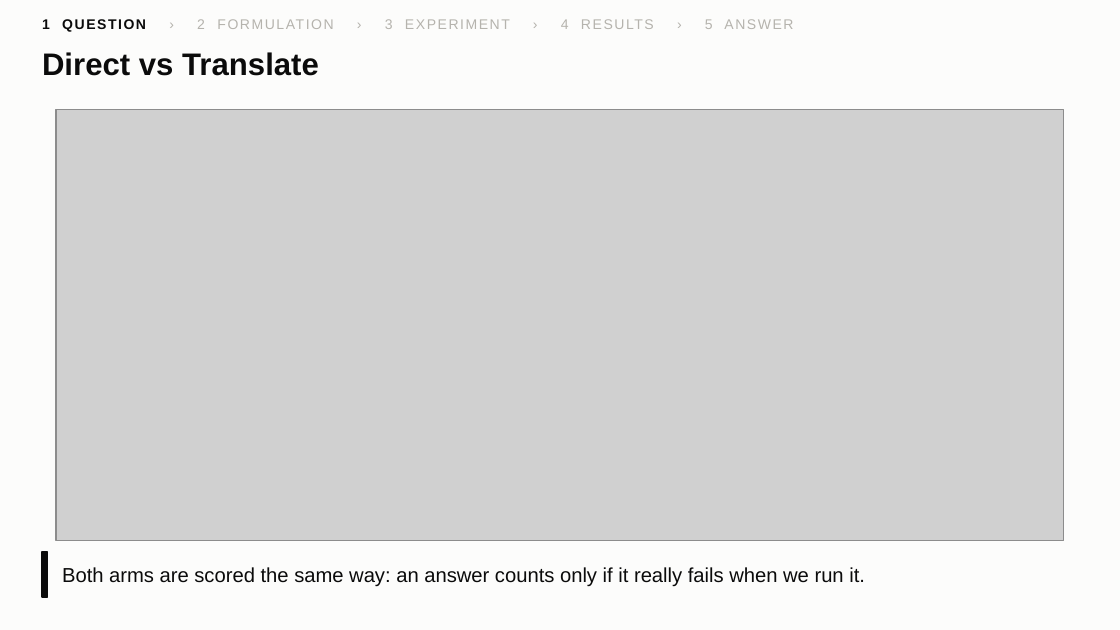
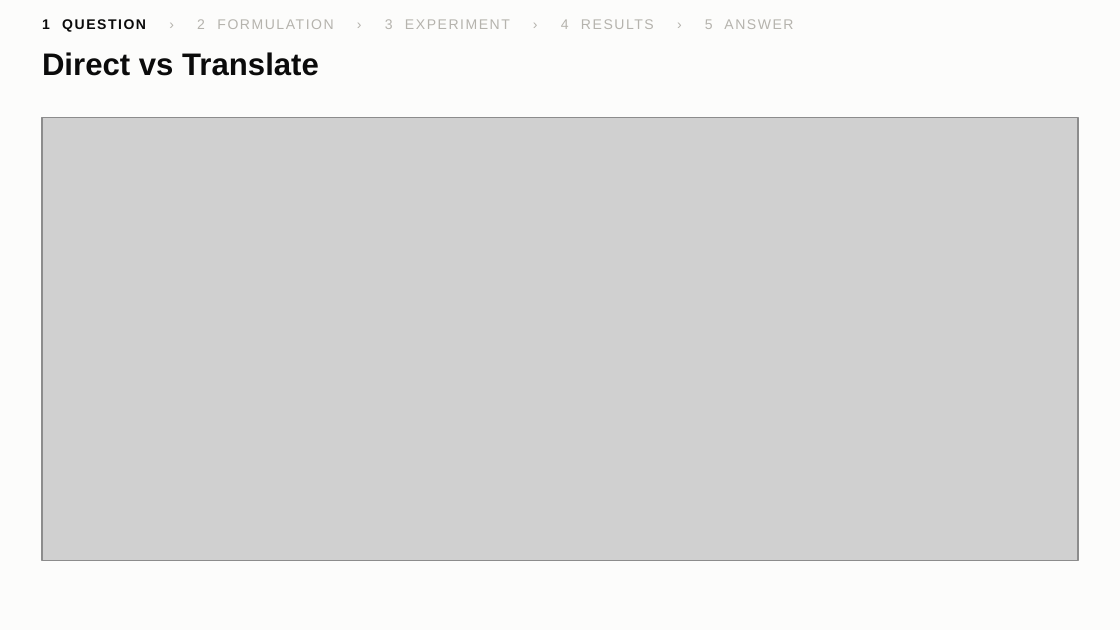
Before and after one commit to yxshrk/System-Failure-Detector, a slide deck: slide 4 of results/figures/slides/premortem_slides.pptx. Drawn at 1120x630 pixels with LibreOffice and Linux fonts; fonts in the diff are those of the drawing; grey boxes stand for pictures. Boxes give left, top, right and bottom in pixels: in the first picture for what was removed or moved away, otherwise in the second. Text is boxed around its words. In the diff, an @@ line names an element or a change of style, - is before the commit and + after.

```diff
--- a/results/figures/slides/premortem_slides.pptx
+++ b/results/figures/slides/premortem_slides.pptx
@@ picture: place and size @@
-picture at [56,110,1064,541]
+picture at [43,118,1079,561]
@@ rectangle removed at [43,552,48,597] @@
@@ text removed at [62,567,865,587] @@
-Both arms are scored the same way: an answer counts only if it really fails when we run it.
```
Also in this commit, not shown: 1 other file.
